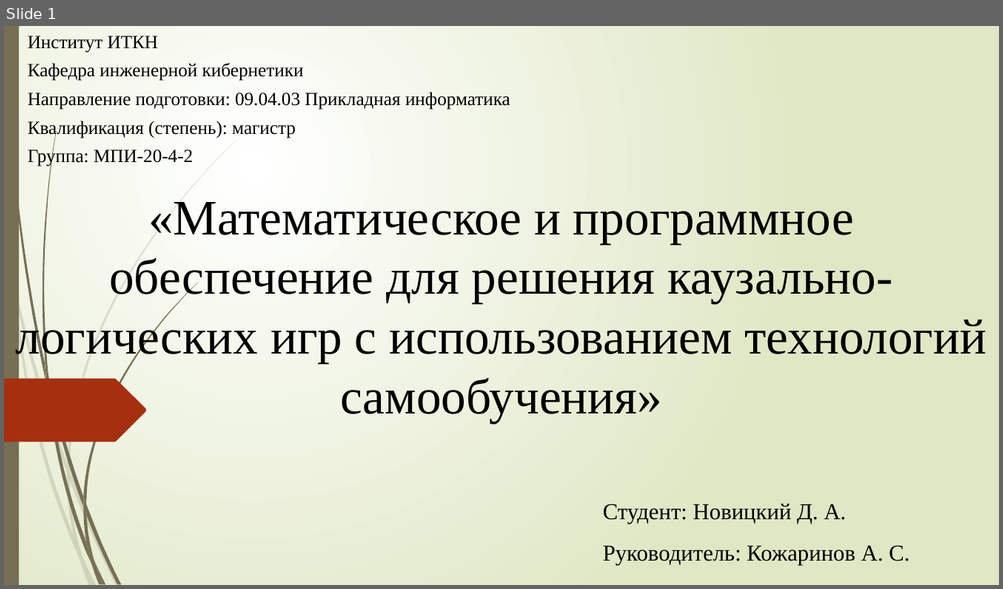
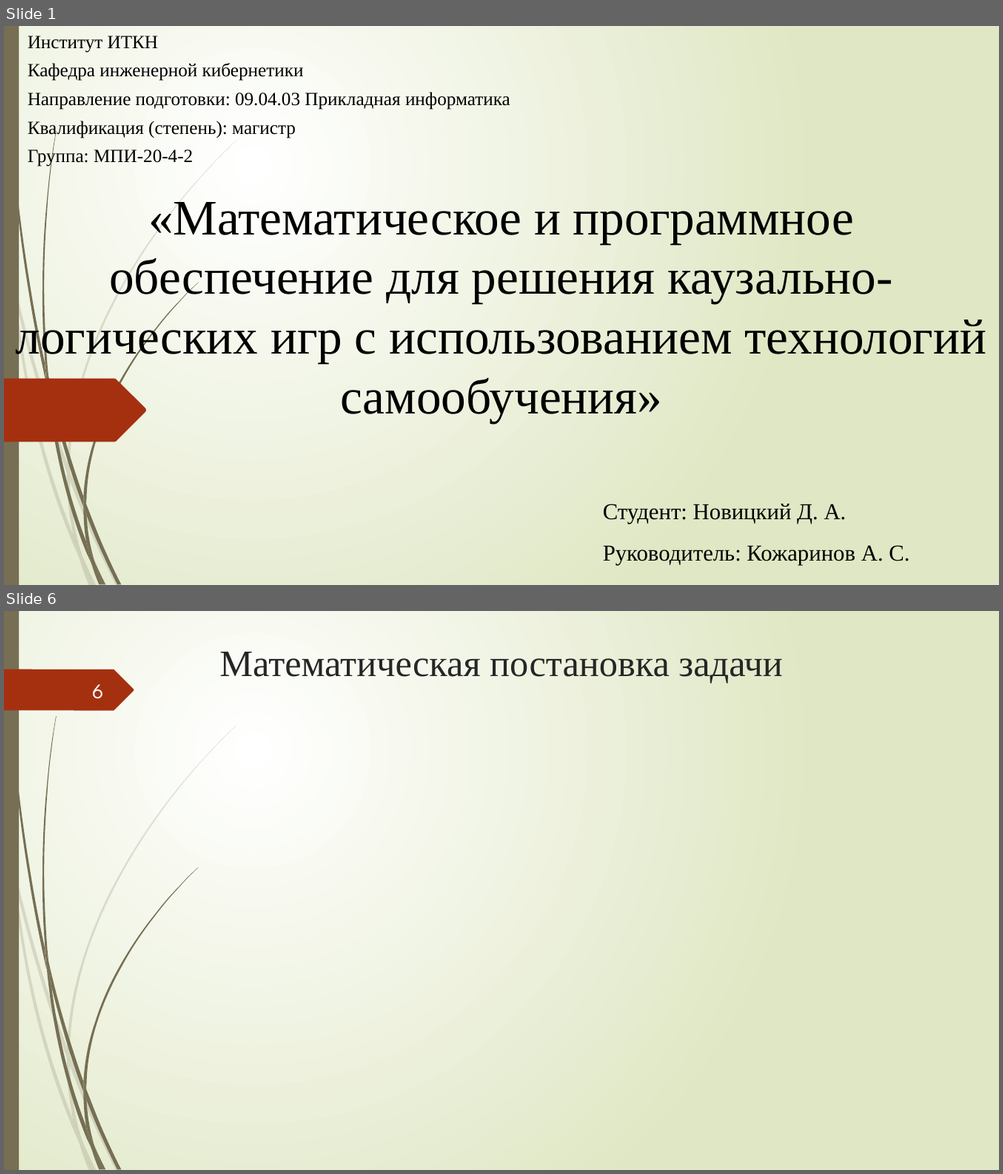
Before and after one commit to xex238/Diploma_2022, a slide deck: docs/Отчёты/ВКР/Новицкий_МПИ-20-4-2_ВКР_Презентация.pptx. Shown one above the other, each under a label of ours: slide 1 before the commit, slides 1 and 6 after it; the slides between them are not shown. The pictures are 1003x589 and 1003x1174 pixels, drawn with LibreOffice and Linux fonts; fonts in the diff are those of the drawing; grey boxes stand for pictures. Boxes give left, top, right and bottom in pixels: in the first picture for what was removed or moved away, otherwise in the second. Text is boxed around its words. In the diff, an @@ line names an element or a change of style, - is before the commit and + after.

```diff
--- a/docs/Отчёты/ВКР/Новицкий_МПИ-20-4-2_ВКР_Презентация.pptx
+++ b/docs/Отчёты/ВКР/Новицкий_МПИ-20-4-2_ВКР_Презентация.pptx
@@ slide 6 added at (4,611,999,1170), background gradient #FFFFFF to #DFE8C4; not listed: 23 template elements that a slide beside it also shows @@
@@ title added at (219,652,782,684), 36 pt, text #262626 @@
+Математическая постановка задачи
@@ freeform shape added at (4,669,134,710), fill #A53010 @@
@@ page number added at (92,684,103,699), 20 pt, text #FEFFFF @@
+6
```
Also in this commit, not shown: 3 slides changed, 2 other slides added, 4 other files.
